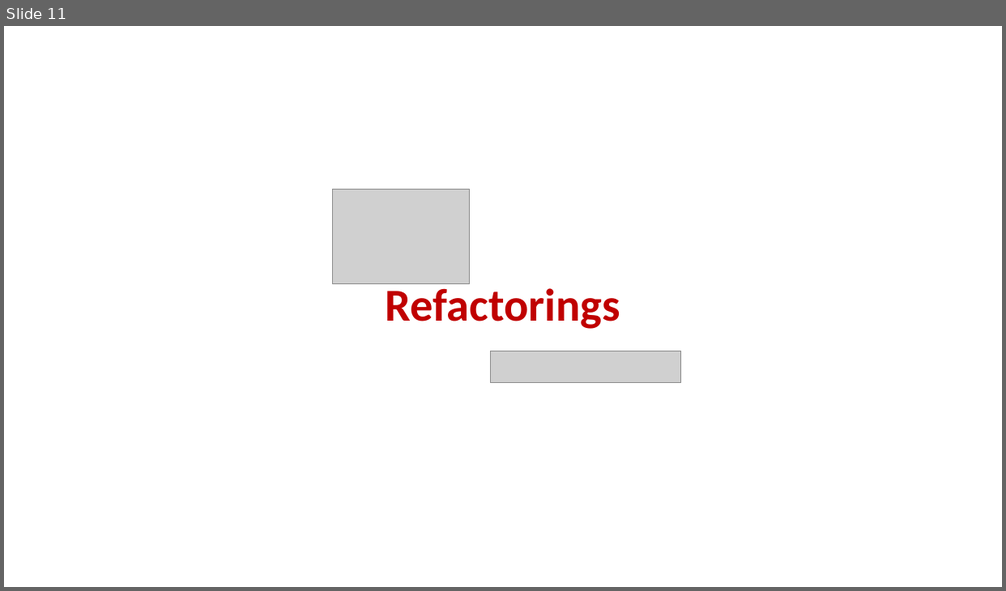
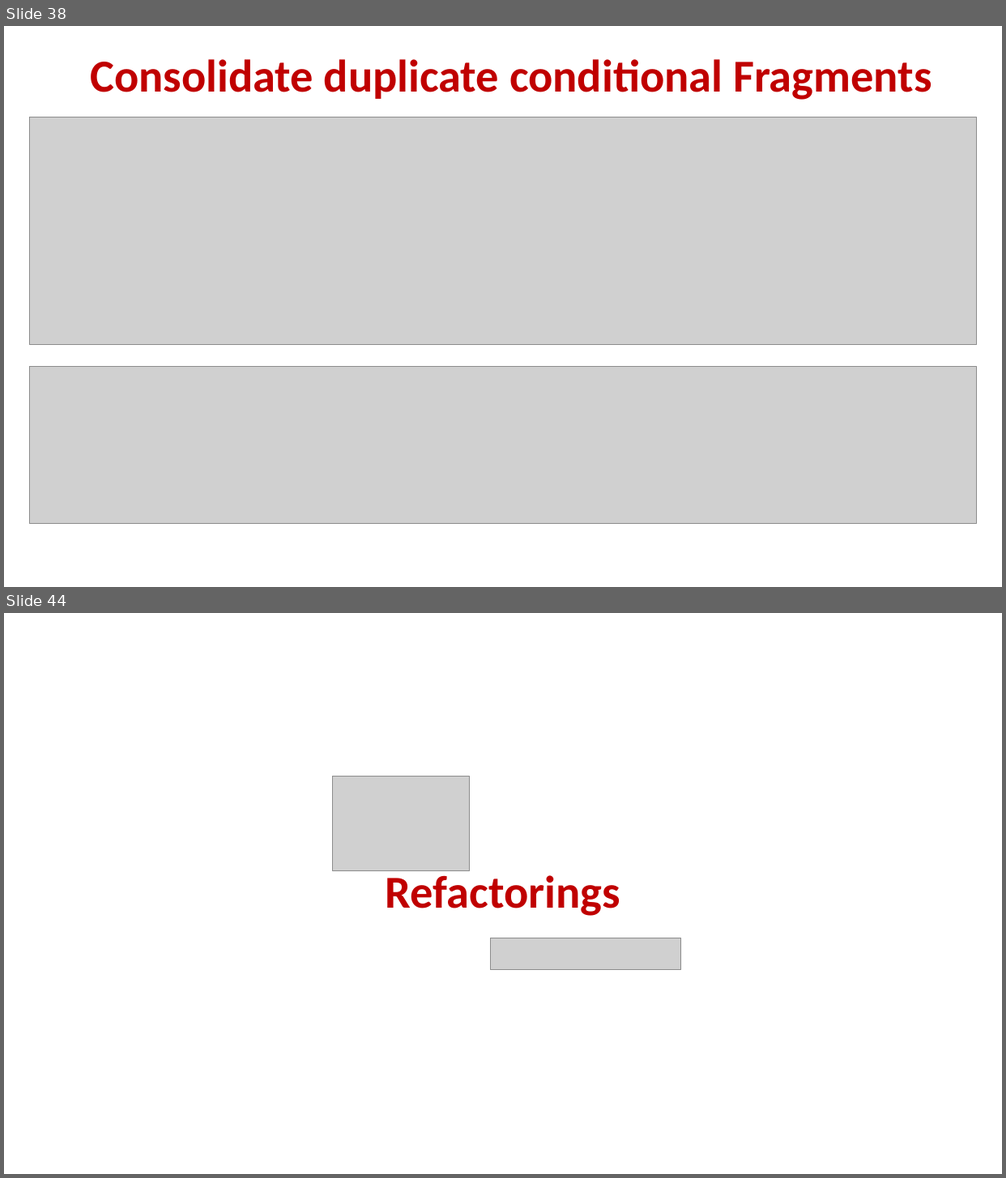
Before and after one commit to stevenschwenke/SoftwareEngineeringCourse, a slide deck: 06_refactoring/refactoring_slides.pptx. Shown one above the other, each under a label of ours: slide 11 before the commit, slides 38 and 44 after it; the slides between them are not shown. The pictures are 1006x591 and 1006x1178 pixels, drawn with LibreOffice and Linux fonts; fonts in the diff are those of the drawing; grey boxes stand for pictures. Boxes give left, top, right and bottom in pixels: in the first picture for what was removed or moved away, otherwise in the second. Text is boxed around its words. In the diff, an @@ line names an element or a change of style, - is before the commit and + after.

```diff
--- a/06_refactoring/refactoring_slides.pptx
+++ b/06_refactoring/refactoring_slides.pptx
@@ slide 38 added at box(4, 26, 1002, 587), background #FFFFFF @@
@@ text added at box(90, 59, 931, 100), 44 pt, text #C00000, bold @@
+Consolidate duplicate conditional Fragments
@@ picture added at box(29, 118, 977, 344) @@
@@ picture added at box(29, 367, 977, 523) @@
@@ what was slide 11 is now slide 44 @@
```
Also in this commit, not shown: 3 slides changed, 32 other slides added.
